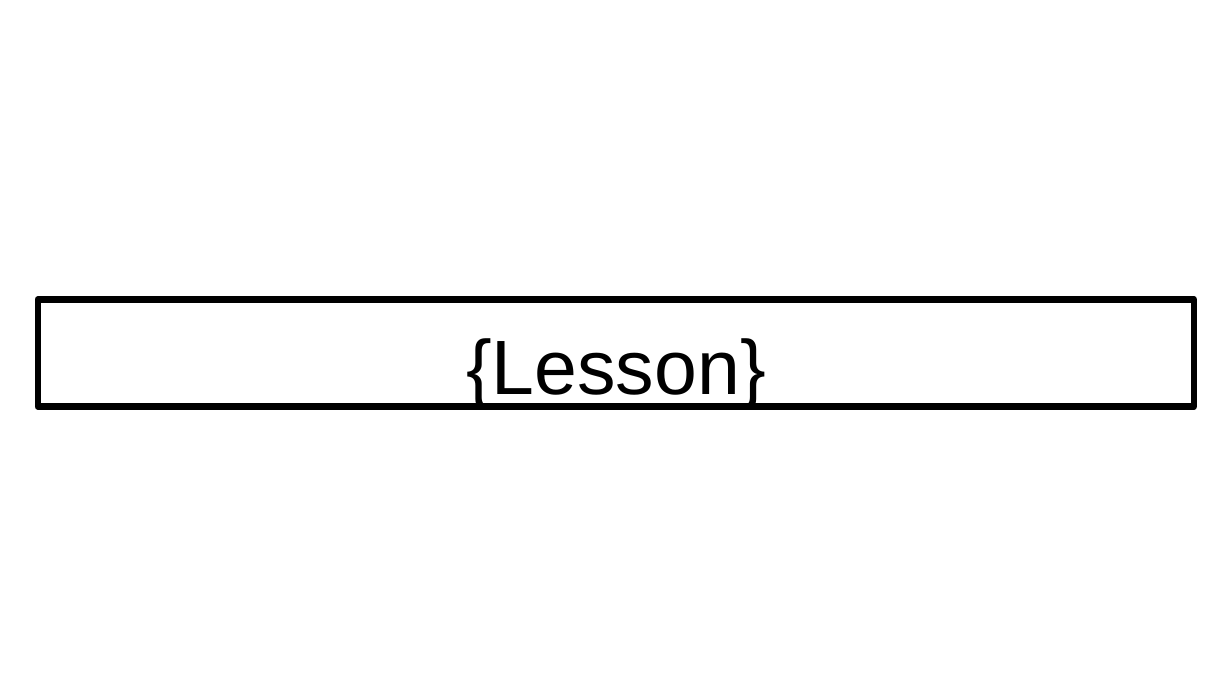
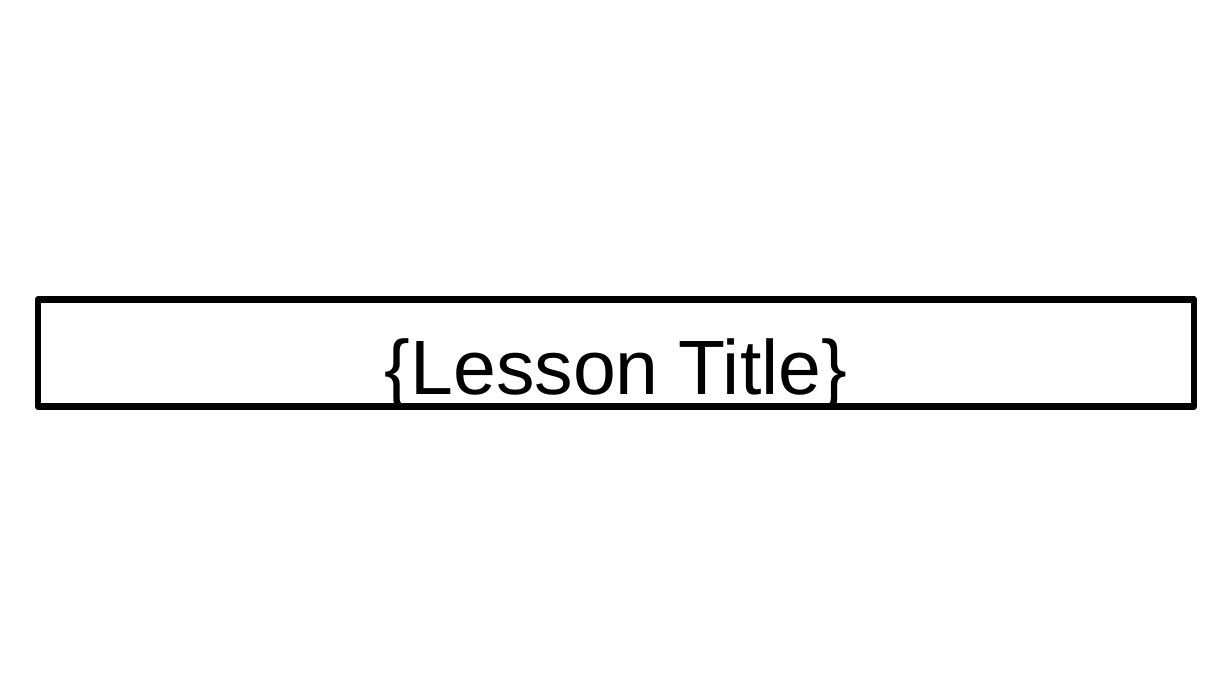
Before and after one commit to irregularchat/template-instructional-design, a slide deck: slide 3 of Development-Training_Name/4-Implement/Lesson_Plans-POI_NAME/Lesson_Plan01-NAME/Audio_Visual-Template/Lesson_Slide-LESSON_NAME.pptx (slide 2 before the commit). Drawn at 1232x693 pixels with LibreOffice and Linux fonts; fonts in the diff are those of the drawing. Boxes give left, top, right and bottom in pixels: in the first picture for what was removed or moved away, otherwise in the second. Text is boxed around its words. In the diff, an @@ line names an element or a change of style, - is before the commit and + after.

```diff
--- a/Development-Training_Name/4-Implement/Lesson_Plans-POI_NAME/Lesson_Plan01-NAME/Audio_Visual-Template/Lesson_Slide-LESSON_NAME.pptx
+++ b/Development-Training_Name/4-Implement/Lesson_Plans-POI_NAME/Lesson_Plan01-NAME/Audio_Visual-Template/Lesson_Slide-LESSON_NAME.pptx
@@ text at [385,338,847,409]: text changed @@
-{Lesson}
+{Lesson Title}
```
Also in this commit, not shown: 1 other slide changed, 3 slides added, 1 slide removed, 3 other files.
